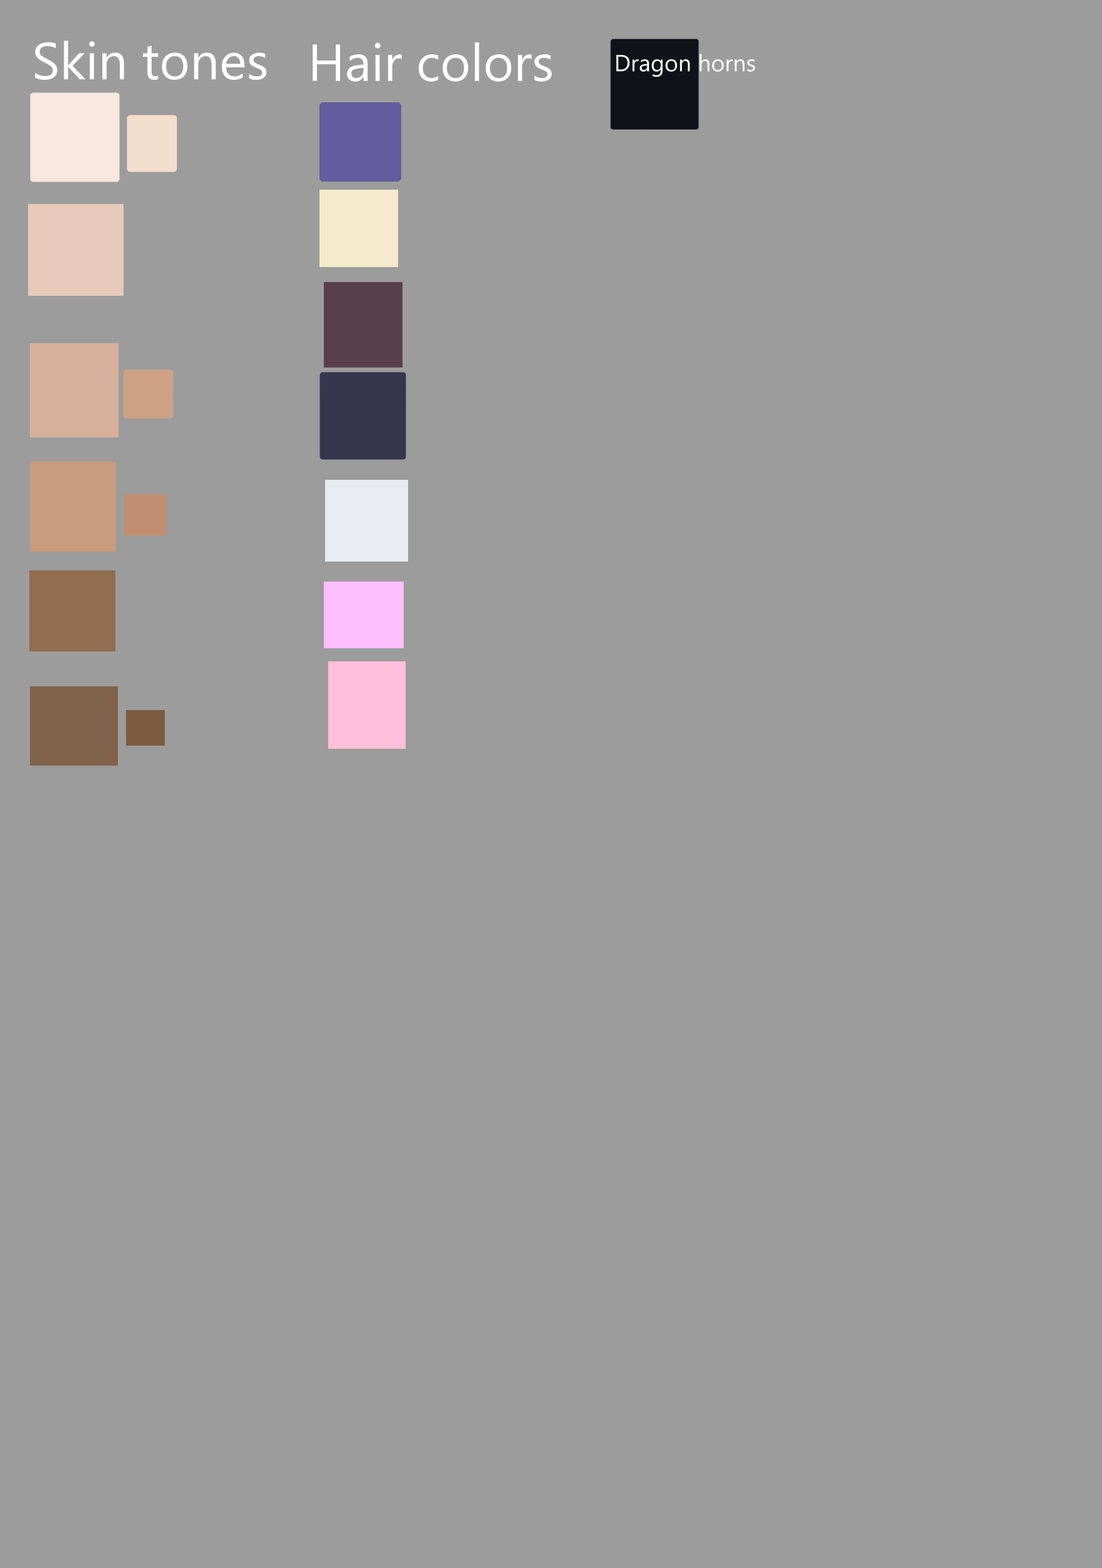
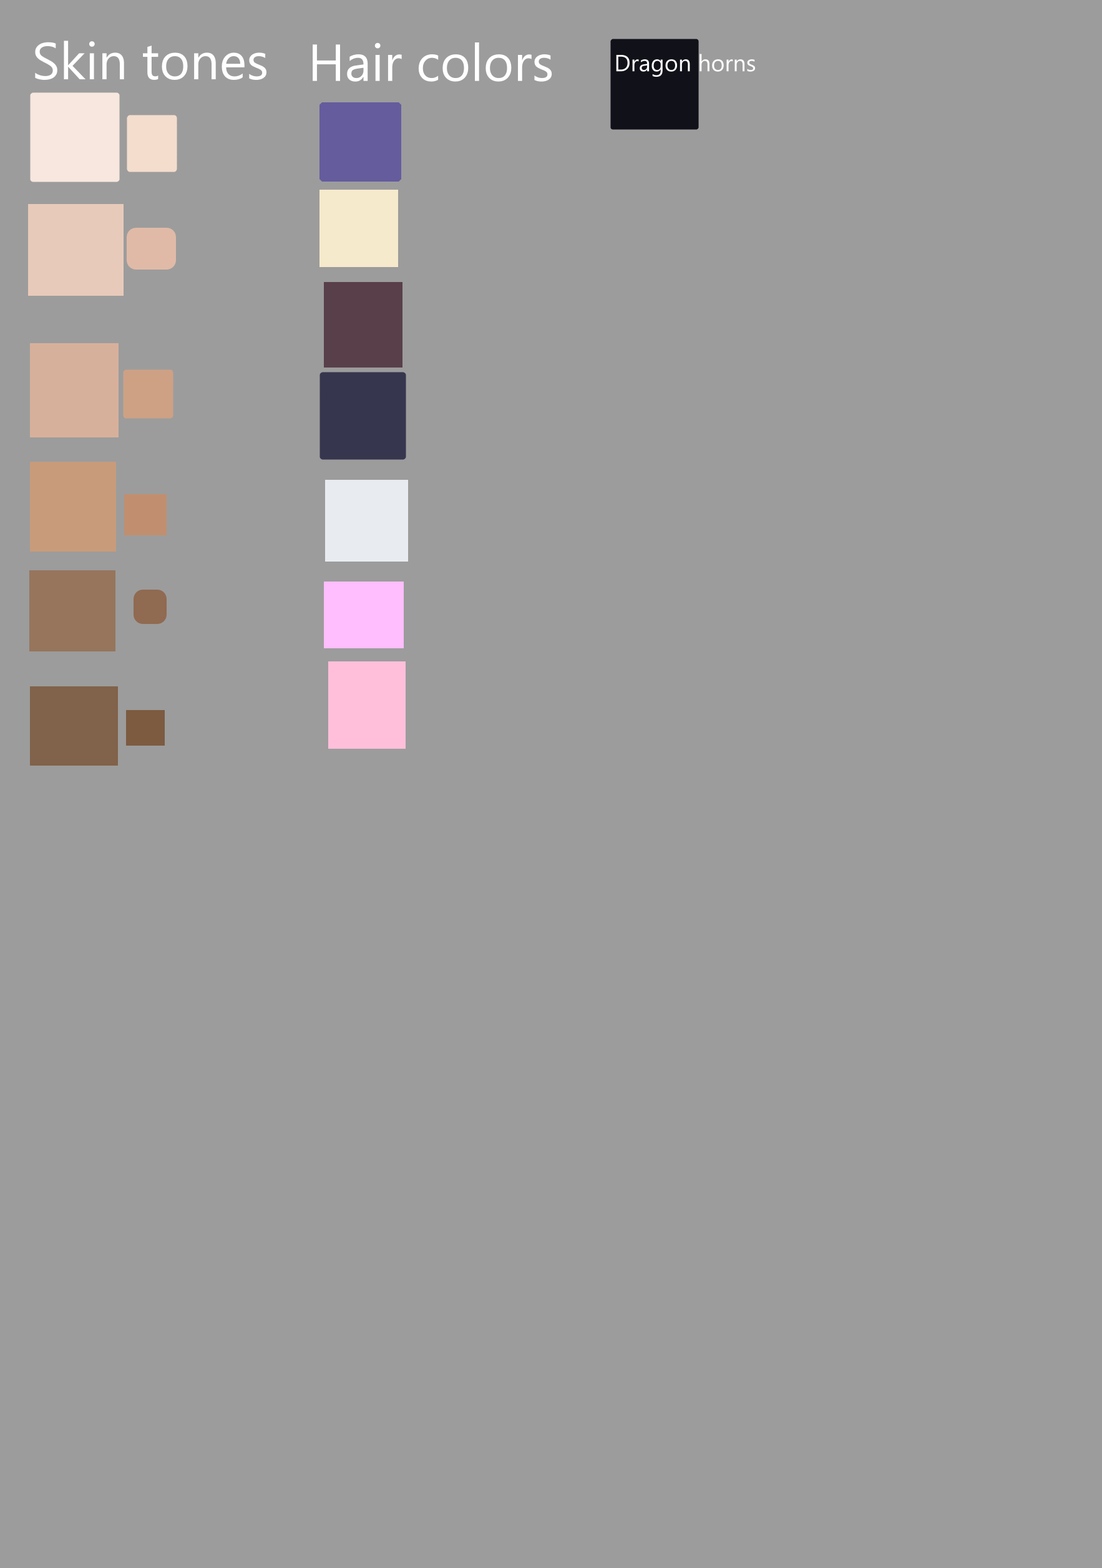
Two versions of the same layered image (1102x1568). Layer-by-layer changes:
painted on "Vector Layer 1 Merged" over [29, 227, 176, 652]
painted on "Background" over [29, 227, 176, 652]